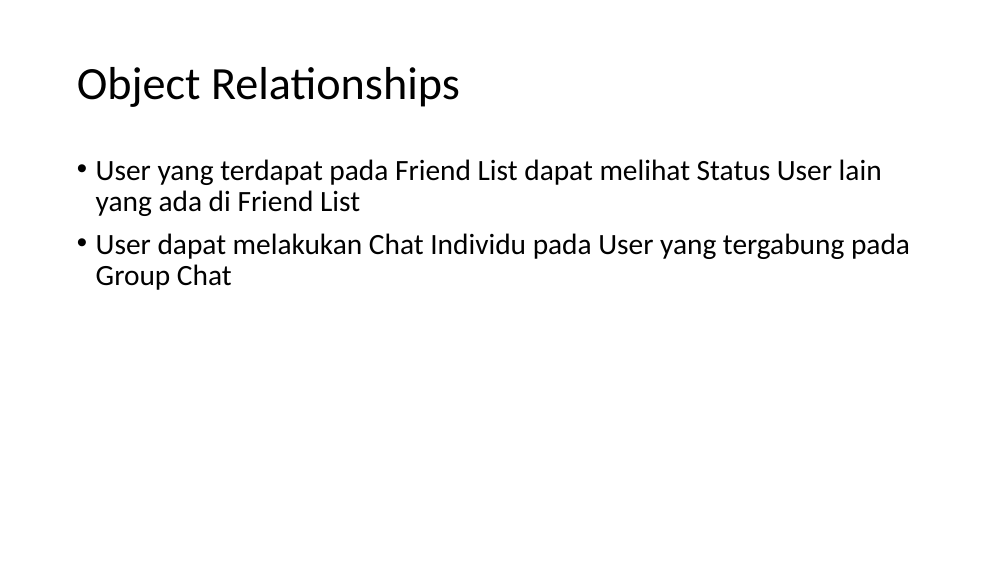
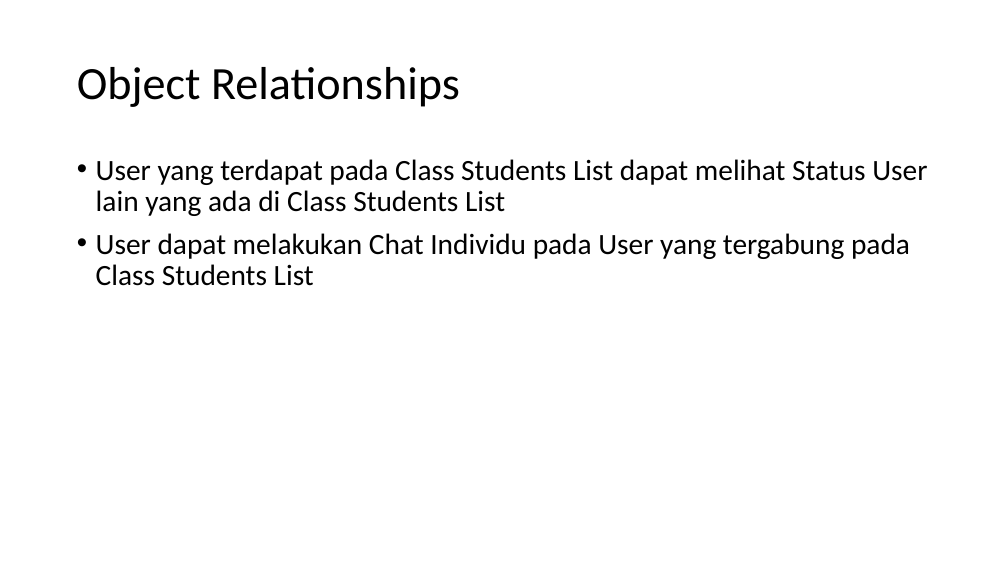
Before and after one commit to F4ckTheJ0b/HCI-2023, a slide deck: slide 6 of Aplikasi Binus Chatting.pptx (slide 7 before the commit). Drawn at 1008x567 pixels with LibreOffice and Linux fonts; fonts in the diff are those of the drawing. Boxes give left, top, right and bottom in pixels: in the first picture for what was removed or moved away, otherwise in the second. Text is boxed around its words. In the diff, an @@ line names an element or a change of style, - is before the commit and + after.

```diff
--- a/Aplikasi Binus Chatting.pptx
+++ b/Aplikasi Binus Chatting.pptx
@@ text at (x1=96, y1=159, x2=927, y2=286): text changed @@
-• User yang terdapat pada Friend List dapat melihat Status User lain yang ada di Friend List
-• User dapat melakukan Chat Individu pada User yang tergabung pada Group Chat
+• User yang terdapat pada Class Students List dapat melihat Status User lain yang ada di Class Students List
+• User dapat melakukan Chat Individu pada User yang tergabung pada Class Students List
```
Also in this commit, not shown: 7 other slides changed, 2 slides added, 1 slide removed.
